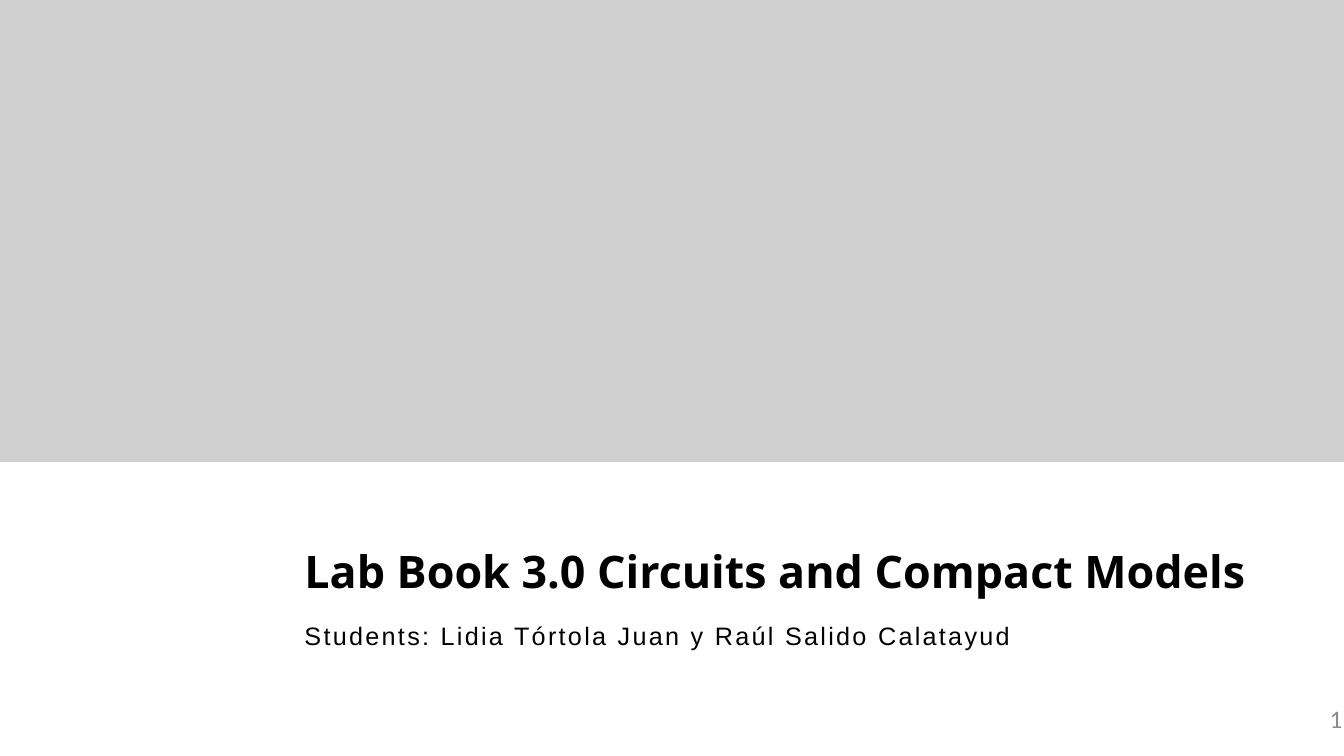
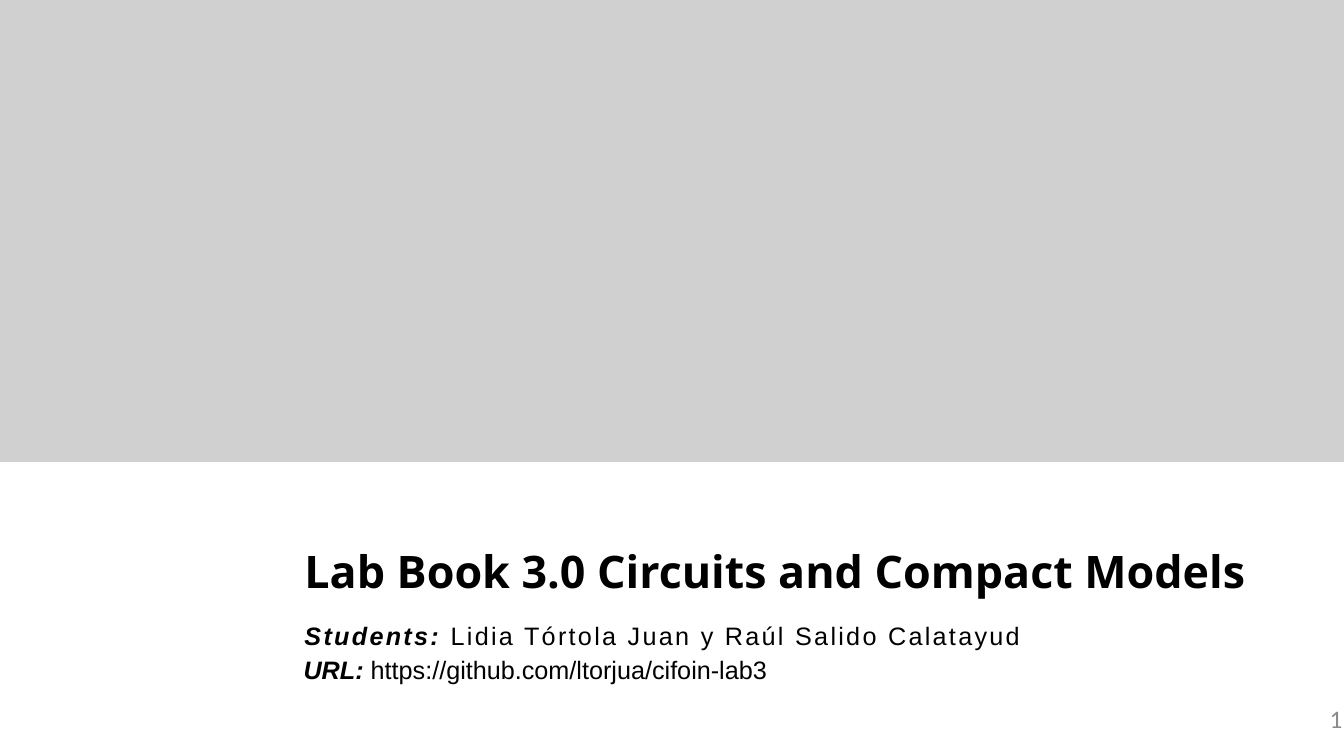
Before and after one commit to ltorjua/cifoin-lab3, a slide deck: slide 1 of LabBook_30.pptx. Drawn at 1344x756 pixels with LibreOffice and Linux fonts; fonts in the diff are those of the drawing; grey boxes stand for pictures; background and template pictures are left out. Boxes give left, top, right and bottom in pixels: in the first picture for what was removed or moved away, otherwise in the second. Text is boxed around its words. In the diff, an @@ line names an element or a change of style, - is before the commit and + after.

```diff
--- a/LabBook_30.pptx
+++ b/LabBook_30.pptx
@@ text "Students: Lidia Tórtola Juan y ..." at box(304, 626, 1020, 650): bold on, italic on in "Students:" @@
@@ text added at box(304, 660, 767, 685), 18 pt, text #000000 @@
+URL: https://github.com/ltorjua/cifoin-lab3
```
Also in this commit, not shown: 2 other slides changed, 1 other file.
